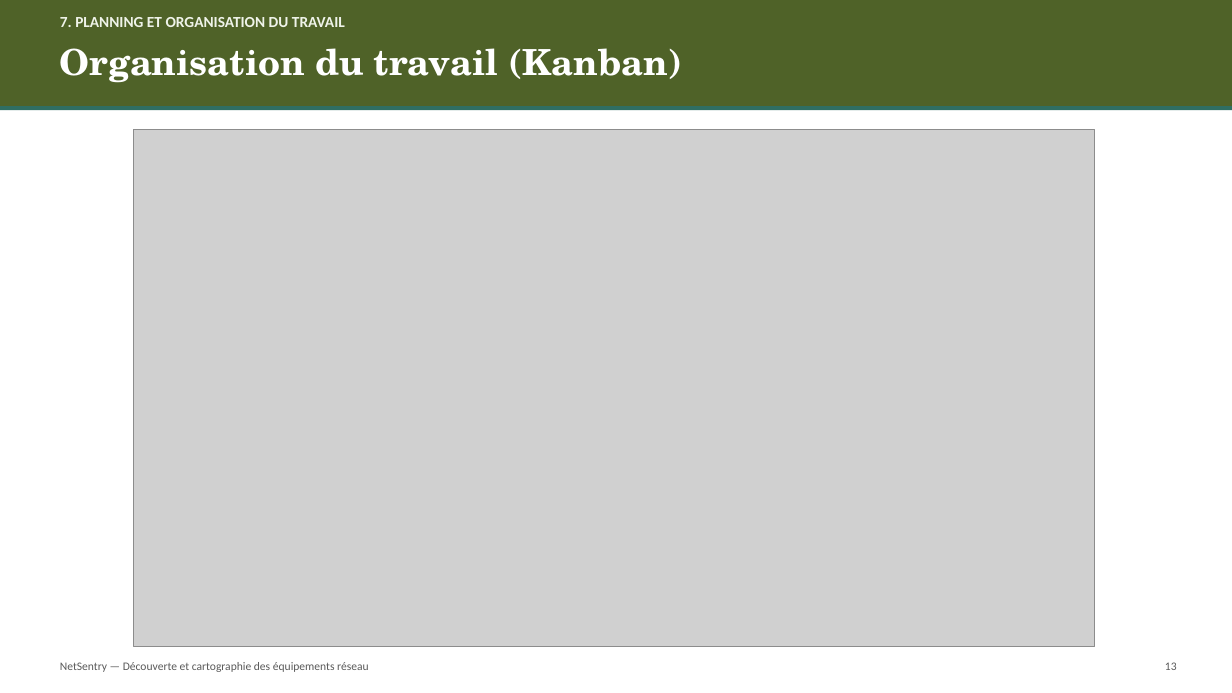
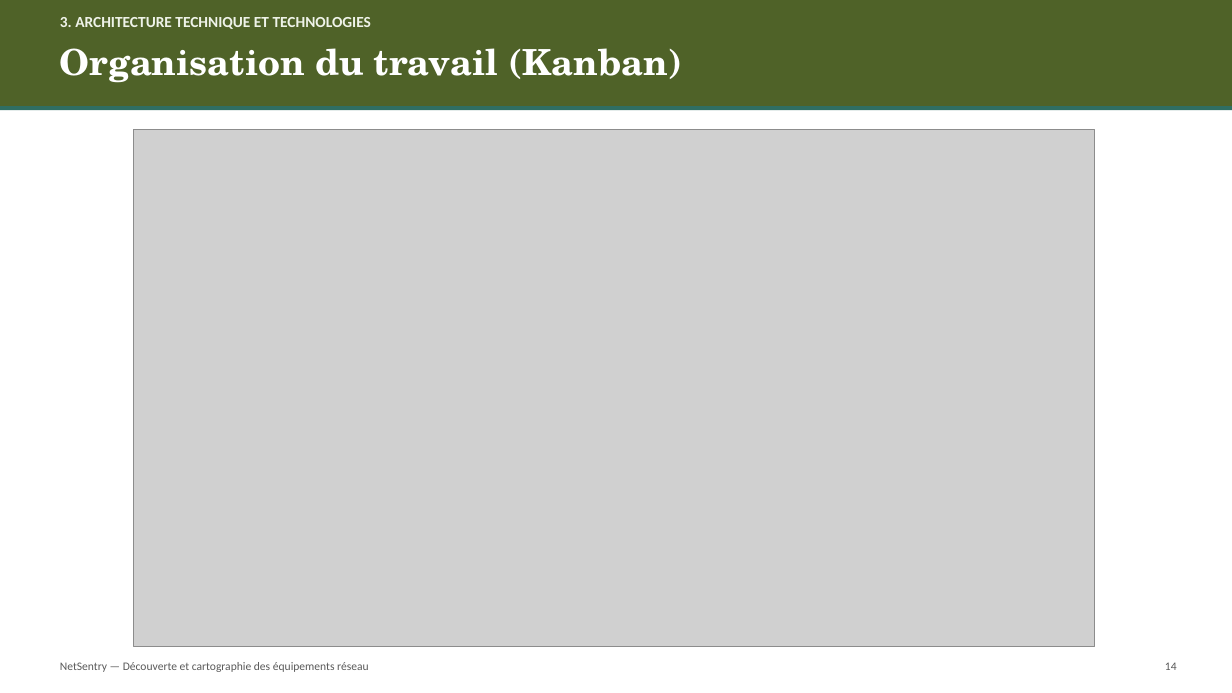
Before and after one commit to Ramiu88/NetSentry, a slide deck: slide 14 of rapport/NetSentry_Presentation.pptx (slide 13 before the commit). Drawn at 1232x693 pixels with LibreOffice and Linux fonts; fonts in the diff are those of the drawing; grey boxes stand for pictures. Boxes give left, top, right and bottom in pixels: in the first picture for what was removed or moved away, otherwise in the second. Text is boxed around its words. In the diff, an @@ line names an element or a change of style, - is before the commit and + after.

```diff
--- a/rapport/NetSentry_Presentation.pptx
+++ b/rapport/NetSentry_Presentation.pptx
@@ text at bbox=[60, 17, 371, 29]: text changed @@
-7. PLANNING ET ORGANISATION DU TRAVAIL
+3. ARCHITECTURE TECHNIQUE ET TECHNOLOGIES
@@ text at bbox=[1165, 662, 1177, 670]: text changed @@
-13
+14
```
Also in this commit, not shown: 18 other slides changed, 1 slide added.
